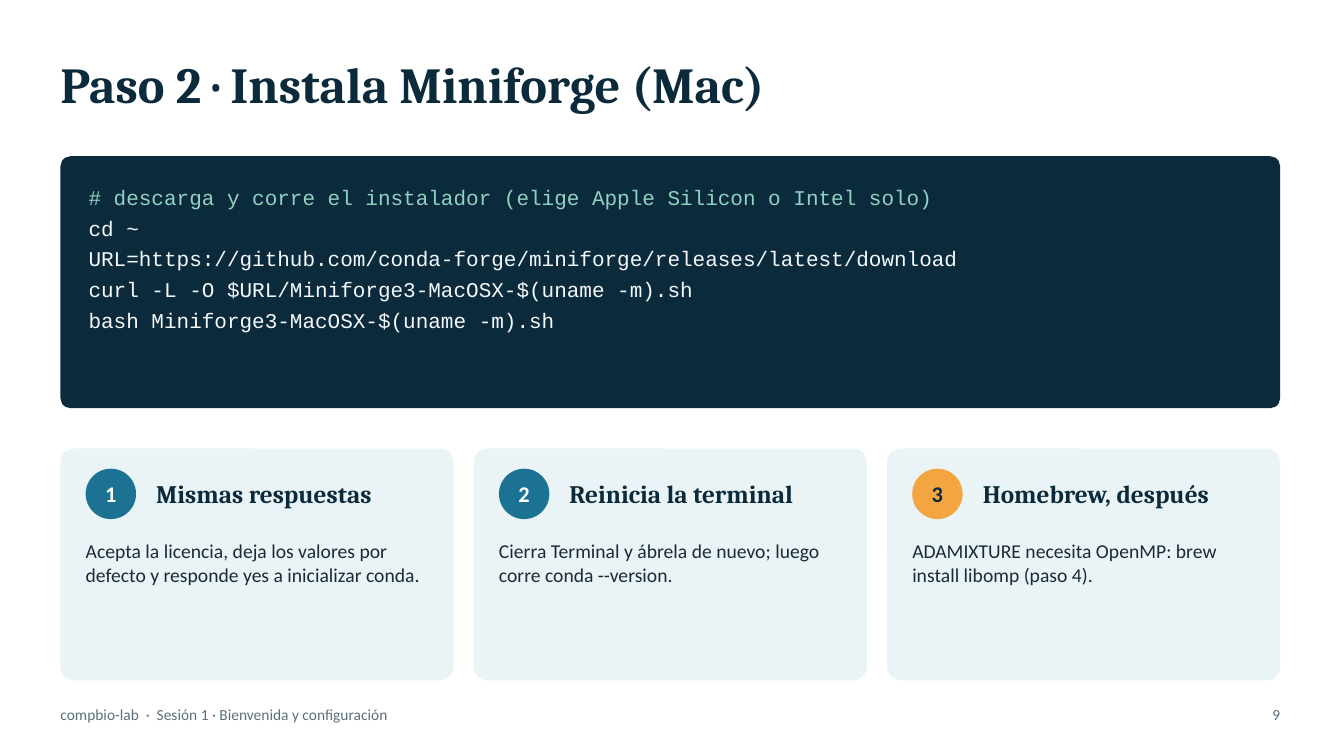
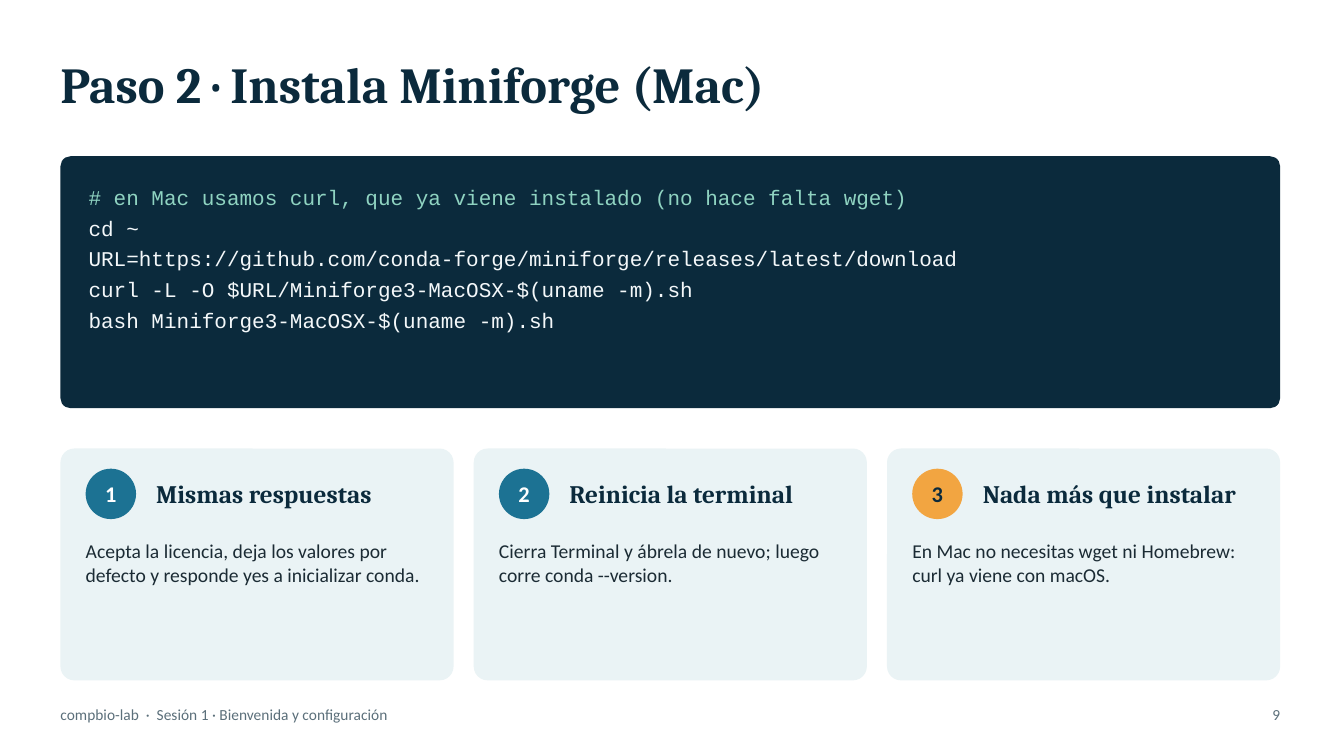
Before and after one commit to RamGonzalez/compbio-lab, a slide deck: slide 9 of slides/sesion1_bienvenida_configuracion.pptx. Drawn at 1344x756 pixels with LibreOffice and Linux fonts; fonts in the diff are those of the drawing. Boxes give left, top, right and bottom in pixels: in the first picture for what was removed or moved away, otherwise in the second. Text is boxed around its words. In the diff, an @@ line names an element or a change of style, - is before the commit and + after.

Commit message:
Mac: sin wget ni Homebrew (curl y libomp incluida en la rueda de ADAMIXTURE)

```diff
--- a/slides/sesion1_bienvenida_configuracion.pptx
+++ b/slides/sesion1_bienvenida_configuracion.pptx
@@ text in rounded rectangle at (114,190,907,210): text changed @@
-# descarga y corre el instalador (elige Apple Silicon o Intel solo)
+# en Mac usamos curl, que ya viene instalado (no hace falta wget)
@@ text at (983,485,1236,509): text changed @@
-Homebrew, después
+Nada más que instalar
@@ text at (912,544,1236,585): text changed @@
-ADAMIXTURE necesita OpenMP: brew install libomp (paso 4).
+En Mac no necesitas wget ni Homebrew: curl ya viene con macOS.
```
Also in this commit, not shown: 2 other slides changed, 1 other file.
